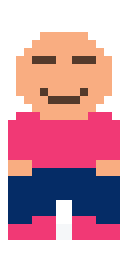
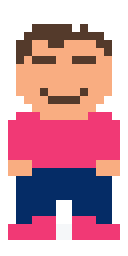
The second 128 × 256 image is a revision of the first. Changes to its layers:
painted on "Face / Hands / Shoes" over [16, 24, 112, 64]
painted on "Legs" over [8, 176, 120, 224]
